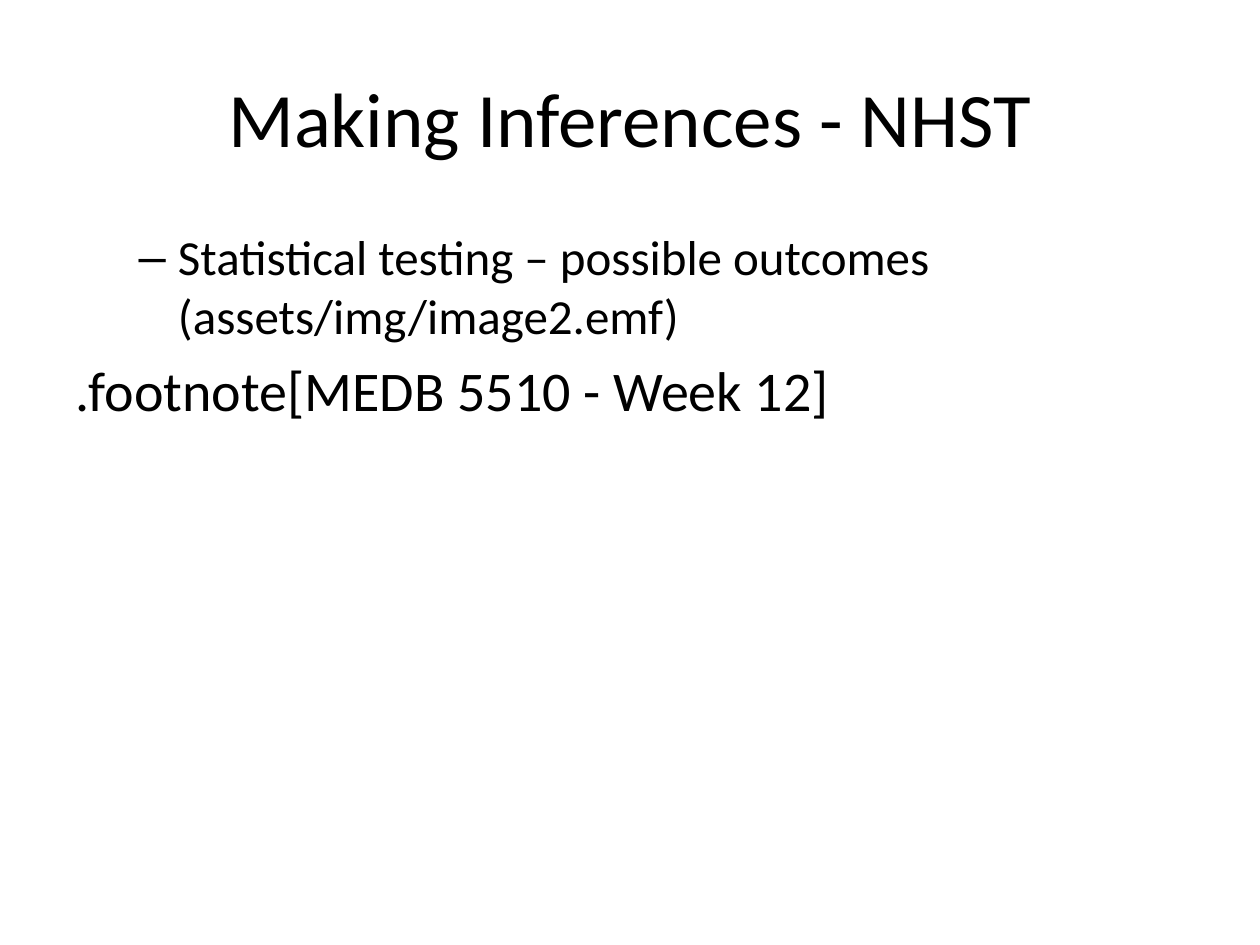
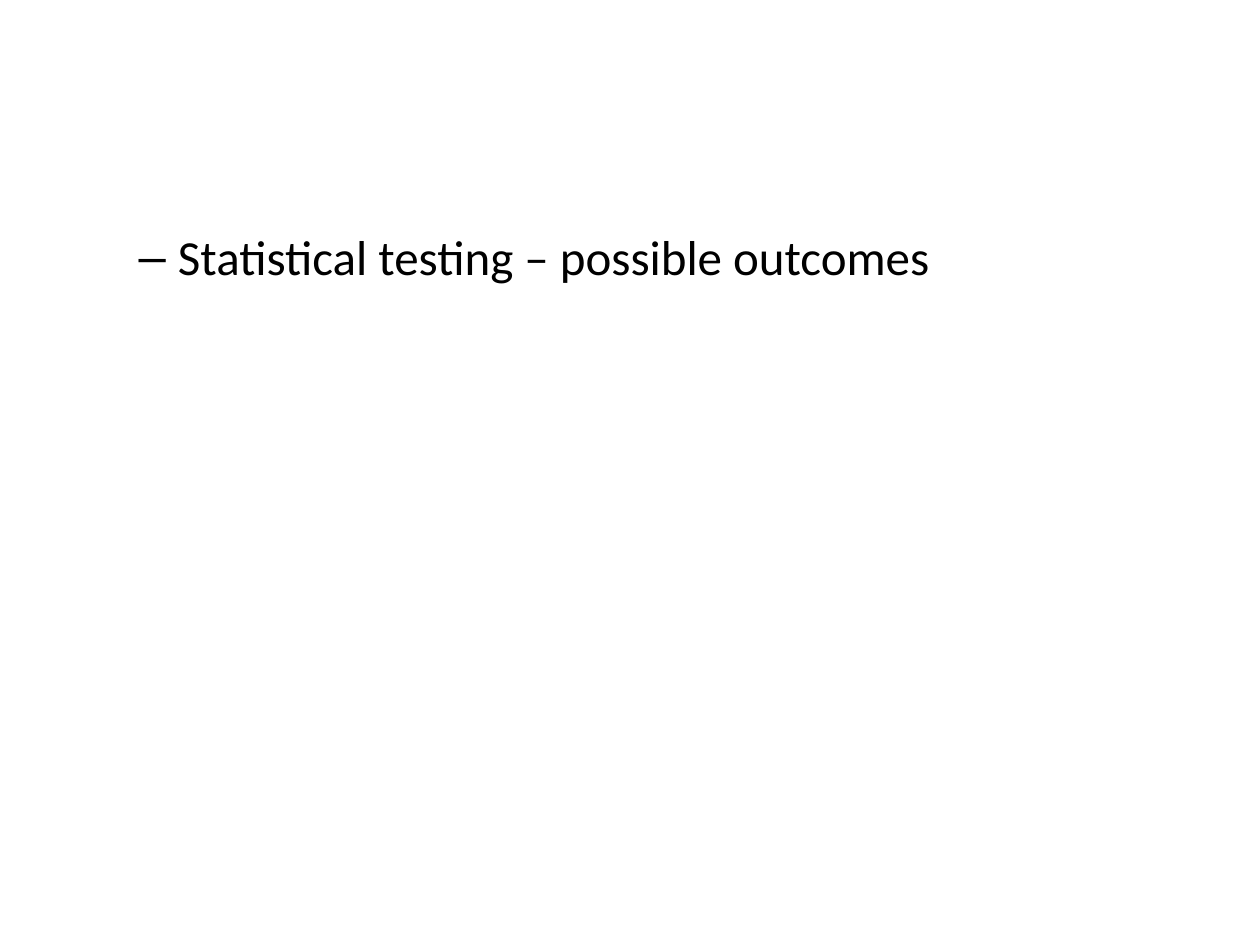
Before and after one commit to classes-medb/5510, a slide deck: slide 14 of src/video-12-data-analysis.pptx (slide 12 before the commit). Drawn at 1260x945 pixels with LibreOffice and Linux fonts; fonts in the diff are those of the drawing. Boxes give left, top, right and bottom in pixels: in the first picture for what was removed or moved away, otherwise in the second. Text is boxed around its words. In the diff, an @@ line names an element or a change of style, - is before the commit and + after.

Commit message:
Added images to videos 8-13

```diff
--- a/src/video-12-data-analysis.pptx
+++ b/src/video-12-data-analysis.pptx
@@ title removed at [228,93,1031,161] @@
-Making Inferences - NHST
@@ text at [178,241,929,284]: text changed @@
-  – Statistical testing – possible outcomes (assets/img/image2.emf)
-.footnote[MEDB 5510 - Week 12]
+  – Statistical testing – possible outcomes
```
Also in this commit, not shown: 30 other slides changed, 12 slides added, 9 slides removed, 11 other files.
